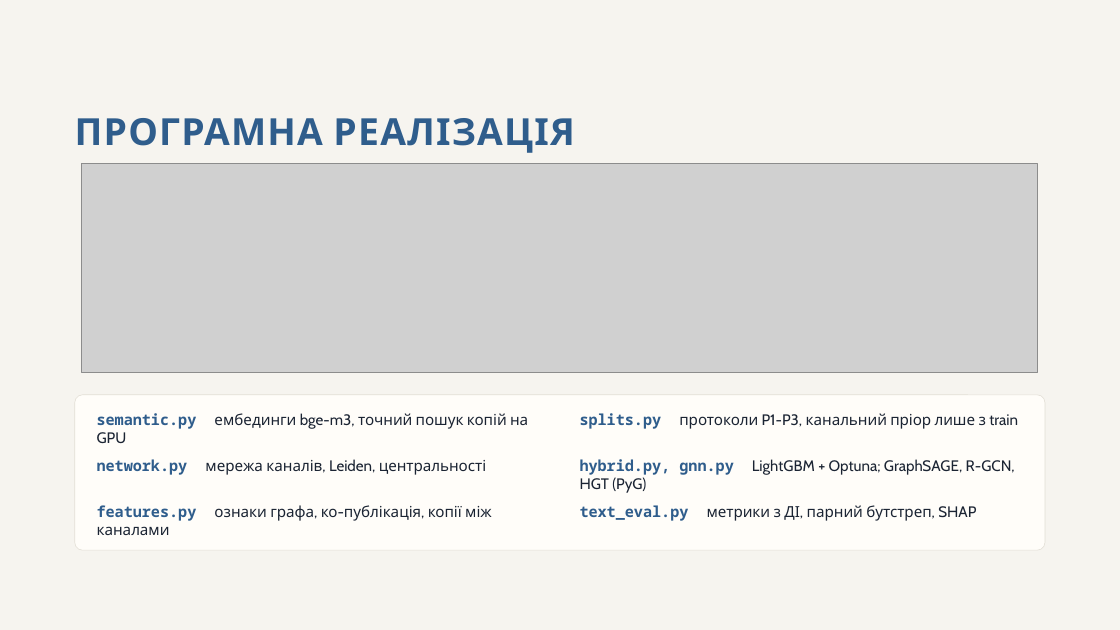
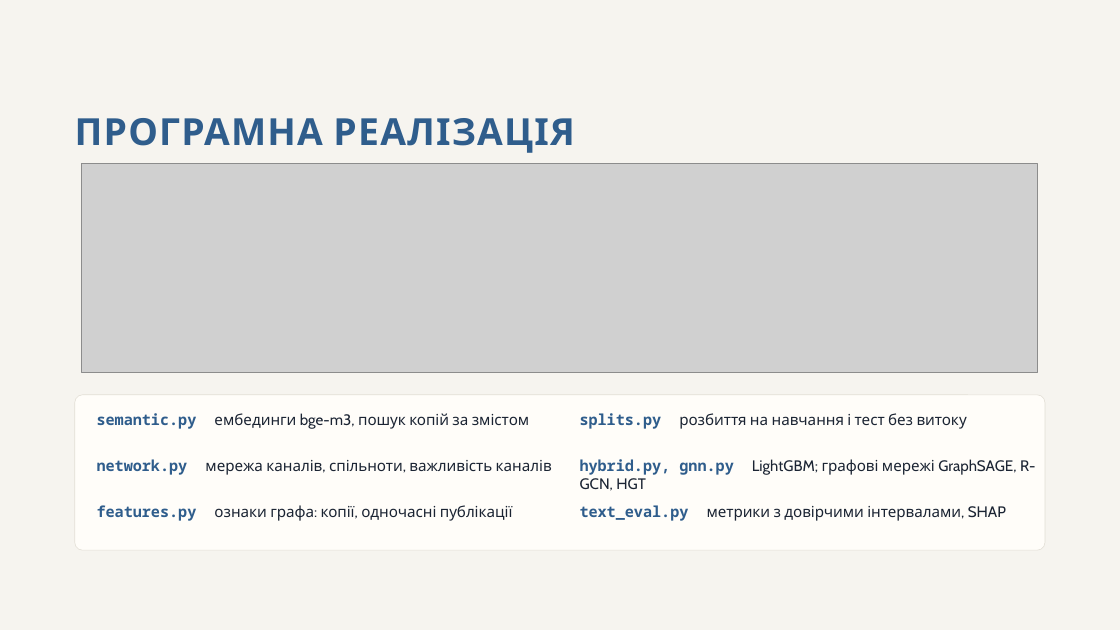
Before and after one commit to Obizonko/Dyplom2026, a slide deck: slide 9 of reports/Prezentatsiia_etap2.pptx. Drawn at 1120x630 pixels with LibreOffice and Linux fonts; fonts in the diff are those of the drawing; grey boxes stand for pictures. Boxes give left, top, right and bottom in pixels: in the first picture for what was removed or moved away, otherwise in the second. Text is boxed around its words. In the diff, an @@ line names an element or a change of style, - is before the commit and + after.

```diff
--- a/reports/Prezentatsiia_etap2.pptx
+++ b/reports/Prezentatsiia_etap2.pptx
@@ text at box(97, 413, 529, 429): text changed @@
-semantic.py ембединги bge-m3, точний пошук копій на GPU
+semantic.py ембединги bge-m3, пошук копій за змістом
@@ text at box(580, 413, 967, 429): text changed @@
-splits.py протоколи P1-P3, канальний пріор лише з train
+splits.py розбиття на навчання і тест без витоку
@@ text at box(97, 459, 552, 475): text changed @@
-network.py мережа каналів, Leiden, центральності
+network.py мережа каналів, спільноти, важливість каналів
@@ text at box(580, 459, 1036, 475): text changed @@
-hybrid.py, gnn.py LightGBM + Optuna; GraphSAGE, R-GCN, HGT (PyG)
+hybrid.py, gnn.py LightGBM; графові мережі GraphSAGE, R-GCN, HGT
@@ text at box(97, 505, 513, 521): text changed @@
-features.py ознаки графа, ко-публікація, копії між каналами
+features.py ознаки графа: копії, одночасні публікації
@@ text at box(580, 505, 1006, 521): text changed @@
-text_eval.py метрики з ДІ, парний бутстреп, SHAP
+text_eval.py метрики з довірчими інтервалами, SHAP
```
Also in this commit, not shown: 10 other slides changed, 3 other files.
